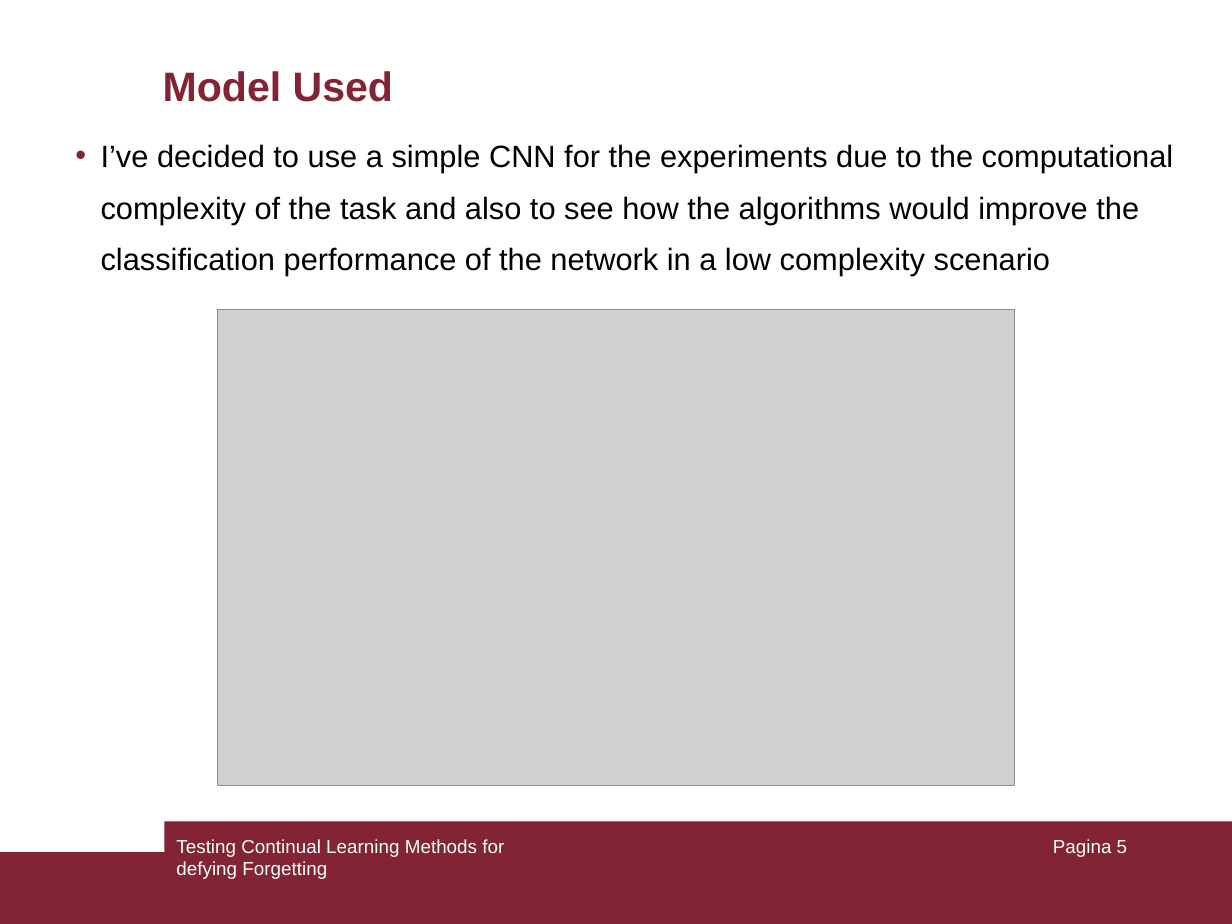
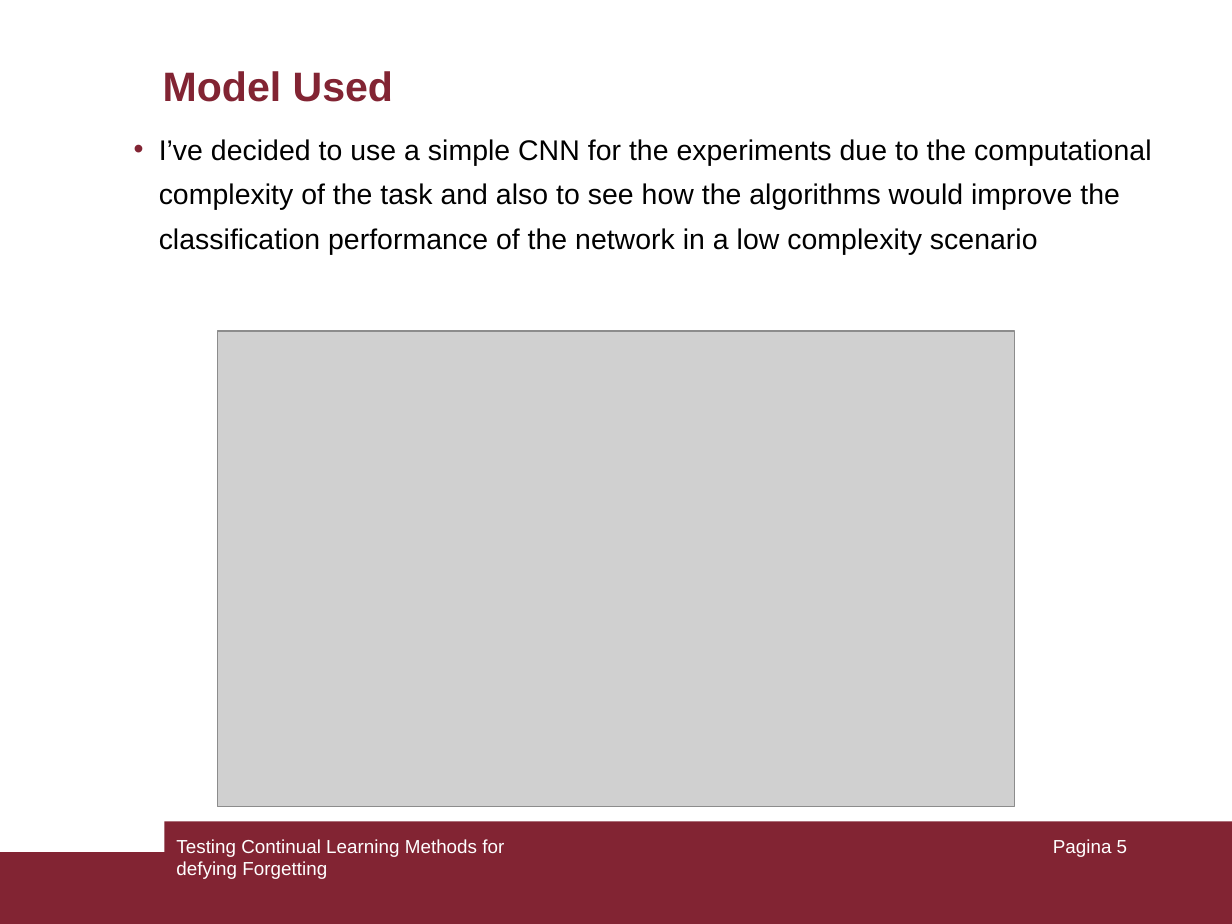
Before and after one commit to giacomotelloli/ContinualLearning, a slide deck: slide 5 of PresPrj.ppt. Drawn at 1232x924 pixels with LibreOffice and Linux fonts; fonts in the diff are those of the drawing; grey boxes stand for pictures. Boxes give left, top, right and bottom in pixels: in the first picture for what was removed or moved away, otherwise in the second. Text is boxed around its words. In the diff, an @@ line names an element or a change of style, - is before the commit and + after.

Commit message:
ultimo modello caricato

```diff
--- a/PresPrj.ppt
+++ b/PresPrj.ppt
@@ text "I’ve decided to use a ...": place and size @@
-text "I’ve decided to use a ..." at (101, 144, 1174, 276)
+text "I’ve decided to use a ..." at (159, 139, 1151, 255)
@@ text "I’ve decided to use a ..." at (159, 139, 1151, 255): size 18 to 16.6 pt; line spacing 1.4 to 1.3 @@
@@ picture: place and size @@
-picture at (218, 309, 1015, 785)
+picture at (218, 331, 1015, 807)
```
Also in this commit, not shown: 2 other slides changed, 5 slides added, 2 slides removed, 17 other files.
